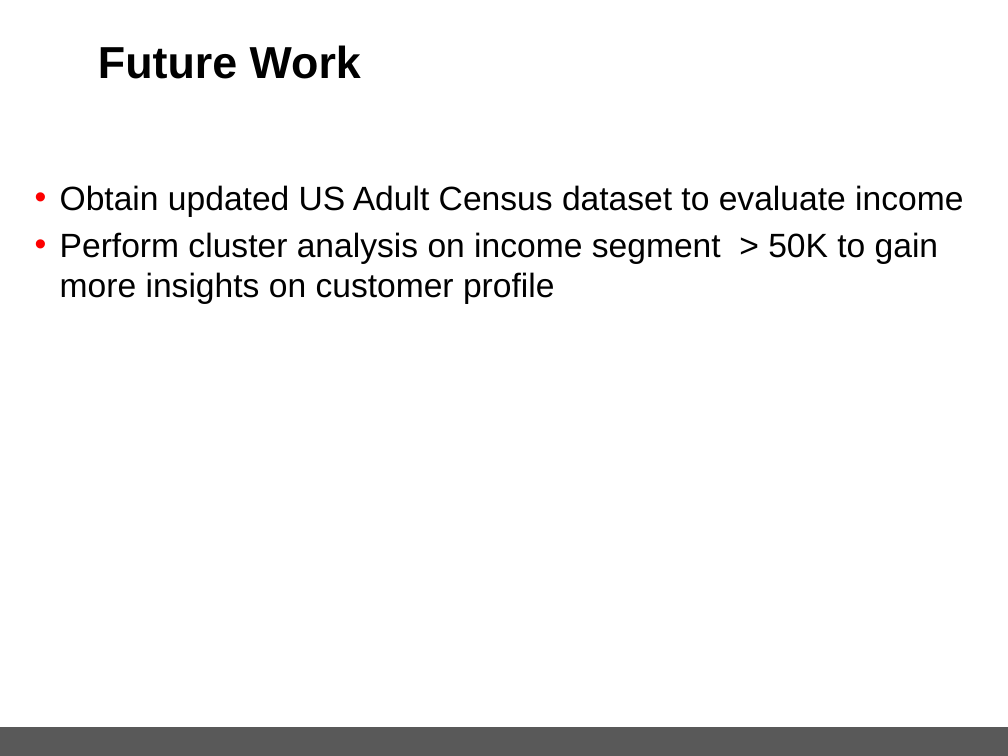
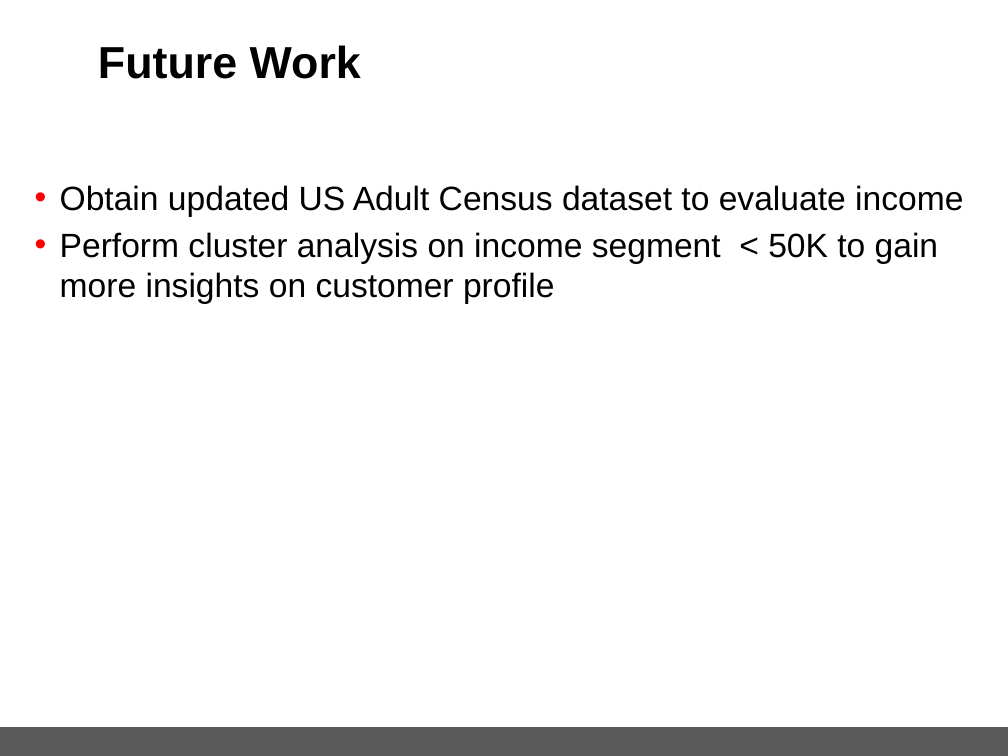
Before and after one commit to spettiett/dsc-mod-5-project-online-ds-pt-061019, a slide deck: slide 12 of Project 5 ML (Final).pptx. Drawn at 1008x756 pixels with LibreOffice and Linux fonts; fonts in the diff are those of the drawing; background and template pictures are left out. Boxes give left, top, right and bottom in pixels: in the first picture for what was removed or moved away, otherwise in the second. Text is boxed around its words. In the diff, an @@ line names an element or a change of style, - is before the commit and + after.

```diff
--- a/Project 5 ML (Final).pptx
+++ b/Project 5 ML (Final).pptx
@@ text at bbox=[60, 232, 938, 304]: text changed @@
-• Perform cluster analysis on income segment > 50K to gain more insights on customer profile
+• Perform cluster analysis on income segment < 50K to gain more insights on customer profile
```
Also in this commit, not shown: 7 other files.
